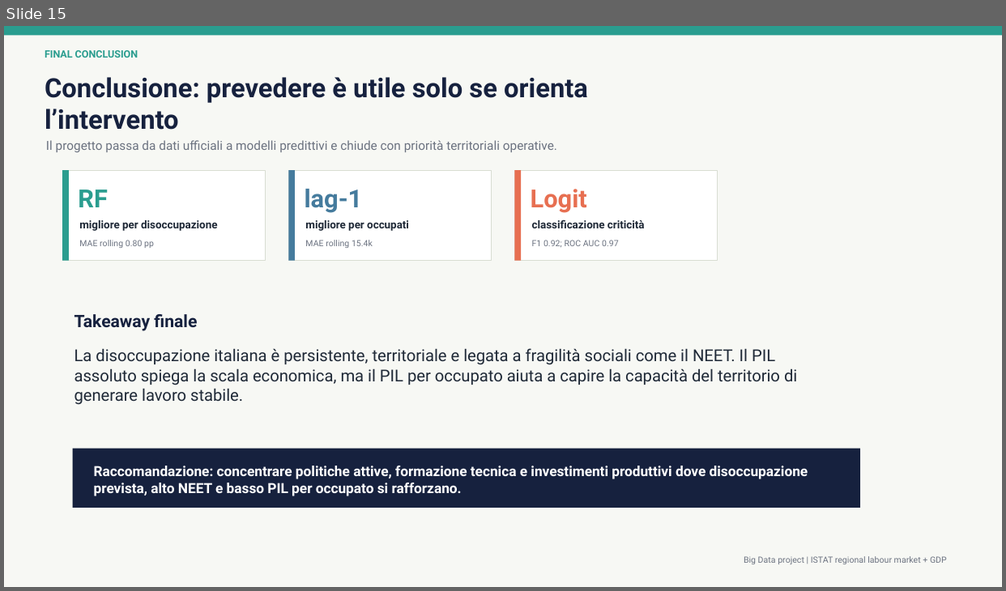
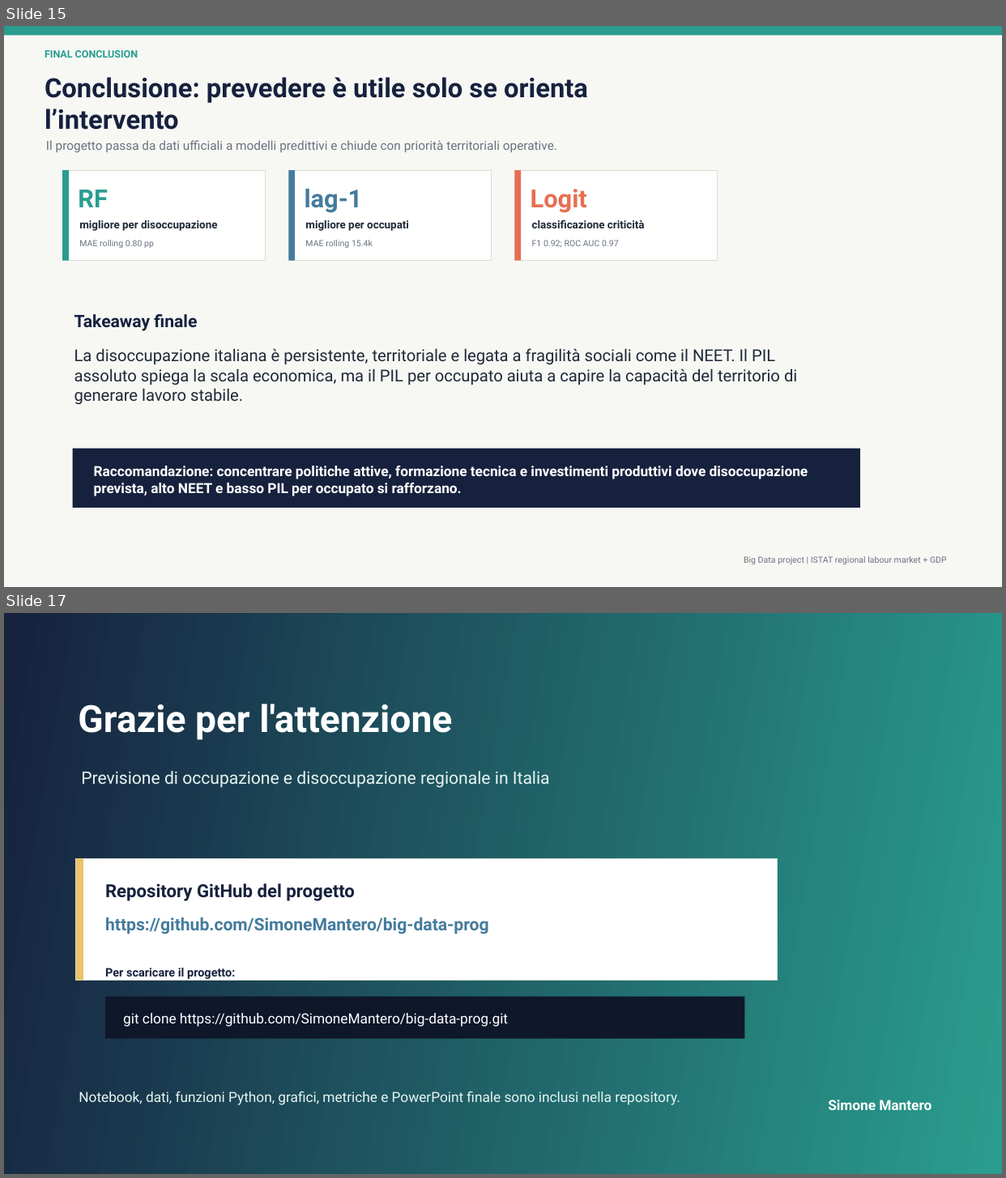
Before and after one commit to SimoneMantero/big-data-prog, a slide deck: deliverables/italian_labour_forecast_policy_deck.pptx. Shown one above the other, each under a label of ours: slide 15 before the commit, slides 15 and 17 after it; the slides between them are not shown. The pictures are 1006x591 and 1006x1178 pixels, drawn with LibreOffice and Linux fonts; fonts in the diff are those of the drawing. Boxes give left, top, right and bottom in pixels: in the first picture for what was removed or moved away, otherwise in the second. Text is boxed around its words. In the diff, an @@ line names an element or a change of style, - is before the commit and + after.

```diff
--- a/deliverables/italian_labour_forecast_policy_deck.pptx
+++ b/deliverables/italian_labour_forecast_policy_deck.pptx
@@ slide 17 added at (4, 613, 1002, 1174), background #FFFFFF @@
@@ rectangle added at (4, 613, 1002, 1174), fill #16213E @@
@@ rectangle added at (4, 613, 1002, 1174), fill gradient #16213E to #2A9D8F @@
@@ text added at (78, 704, 452, 740), 36 pt, text #FFFFFF, bold @@
+Grazie per l'attenzione
@@ text added at (81, 771, 550, 788), 16.5 pt, text #E6F4F1 @@
+Previsione di occupazione e disoccupazione regionale in Italia
@@ rectangle added at (76, 858, 778, 980), fill #FFFFFF, outline #D8DDD2 0.75 pt @@
@@ rectangle added at (76, 858, 83, 980), fill #E9C46A @@
@@ text added at (105, 884, 355, 901), 17.2 pt, text #16213E, bold @@
+Repository GitHub del progetto
@@ text added at (105, 918, 489, 935), 16.5 pt, text #457B9D, bold @@
+https://github.com/SimoneMantero/big-data-prog
@@ text added at (105, 968, 235, 979), 11.2 pt, text #16213E, bold @@
+Per scaricare il progetto:
@@ rectangle added at (105, 996, 744, 1038), fill #0F172A @@
@@ text added at (123, 1013, 508, 1027), 13.5 pt, text #FFFFFF @@
+git clone https://github.com/SimoneMantero/big-data-prog.git
@@ text added at (79, 1092, 680, 1105), 13.5 pt, text #E6F4F1 @@
+Notebook, dati, funzioni Python, grafici, metriche e PowerPoint finale sono inclusi nella repository.
@@ text added at (828, 1100, 931, 1110), 13.5 pt, text #FFFFFF, bold @@
+Simone Mantero
```
Also in this commit, not shown: 1 other slide added, 2 other files.
